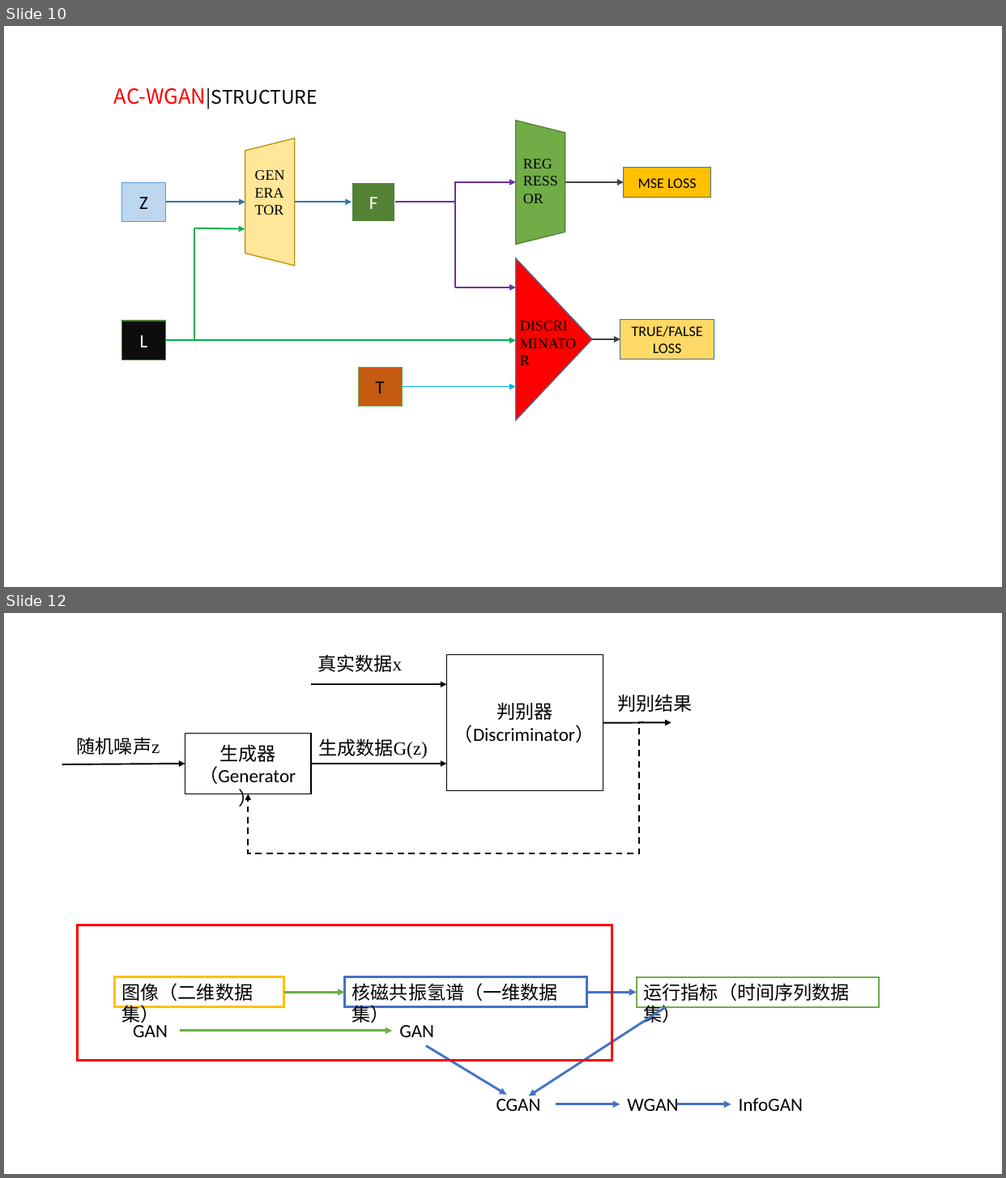
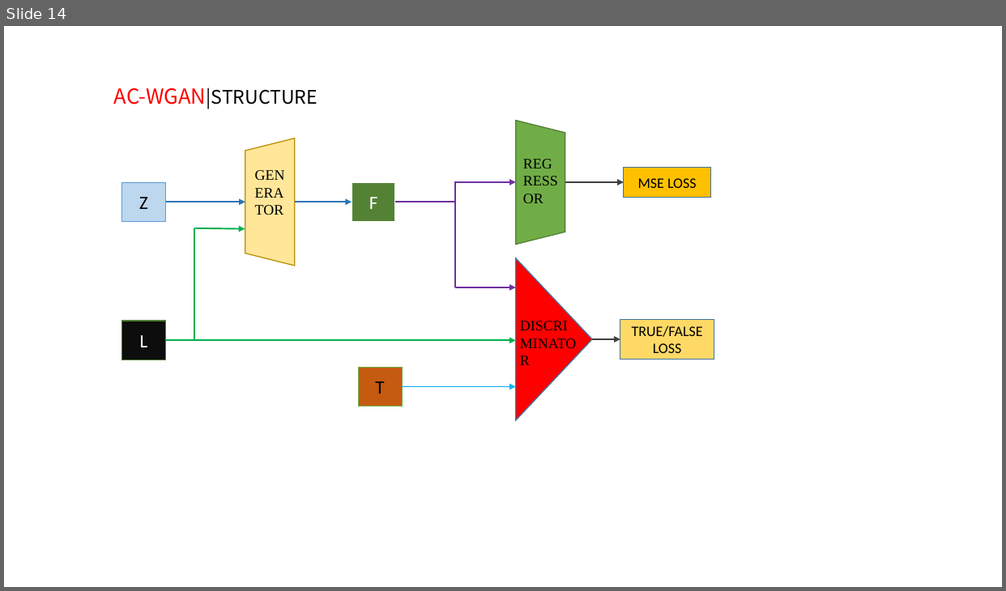
Before and after one commit to DreamPurchaseZnz/Picture, a slide deck: GANs_model.pptx. Shown one above the other, each under a label of ours: slides 10 and 12 before the commit, slide 14 after it; the slides between them are not shown. The pictures are 1006x1178 and 1006x591 pixels, drawn with LibreOffice and Linux fonts; fonts in the diff are those of the drawing. Boxes give left, top, right and bottom in pixels: in the first picture for what was removed or moved away, otherwise in the second. Text is boxed around its words. In the diff, an @@ line names an element or a change of style, - is before the commit and + after.

Commit message:
WGAN

```diff
--- a/GANs_model.pptx
+++ b/GANs_model.pptx
@@ slide 12 removed at box(4, 613, 1002, 1174), background #FFFFFF @@
@@ group removed at box(62, 654, 692, 854): 6 texts, 4 arrows, 2 rectangles, 1 elbow arrow @@
-判别器
-（Discriminator）
-生成器
-（Generator）
-随机噪声z
-生成数据G(z)
-真实数据x
-判别结果
@@ group removed at box(78, 925, 879, 1111): 7 arrows, 5 texts, 4 rectangles @@
-图像（二维数据集）
-核磁共振氢谱（一维数据集）
-运行指标（时间序列数据集）
-GAN
-GAN
-CGAN
-WGAN
-InfoGAN
@@ what was slide 10 is now slide 14 @@
```
Also in this commit, not shown: 4 slides changed, 13 slides added, 1 other slide removed.
